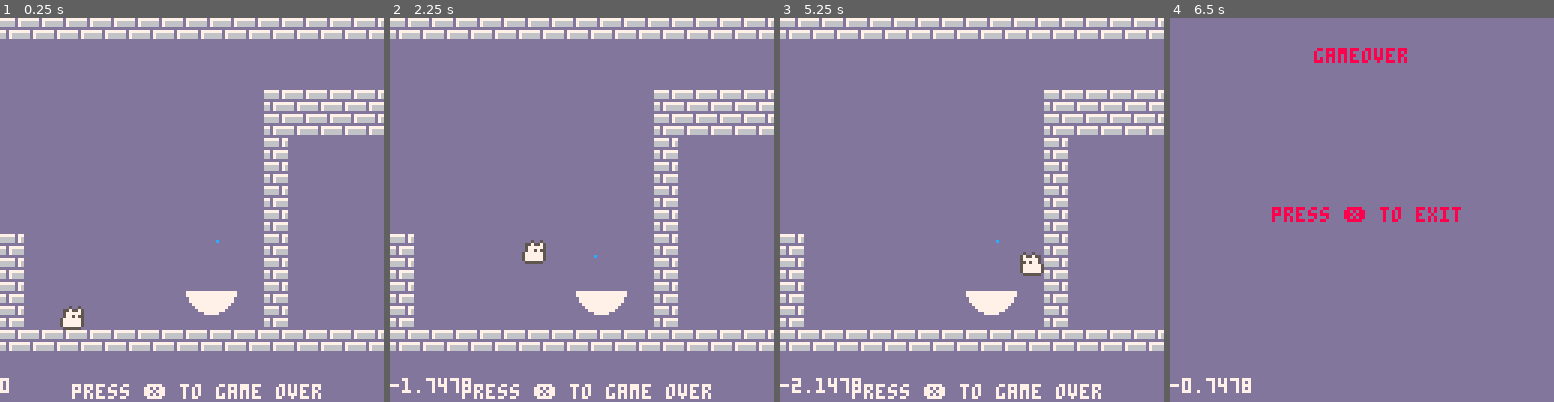
Above: before the commit, frames 1-4 (left to right).
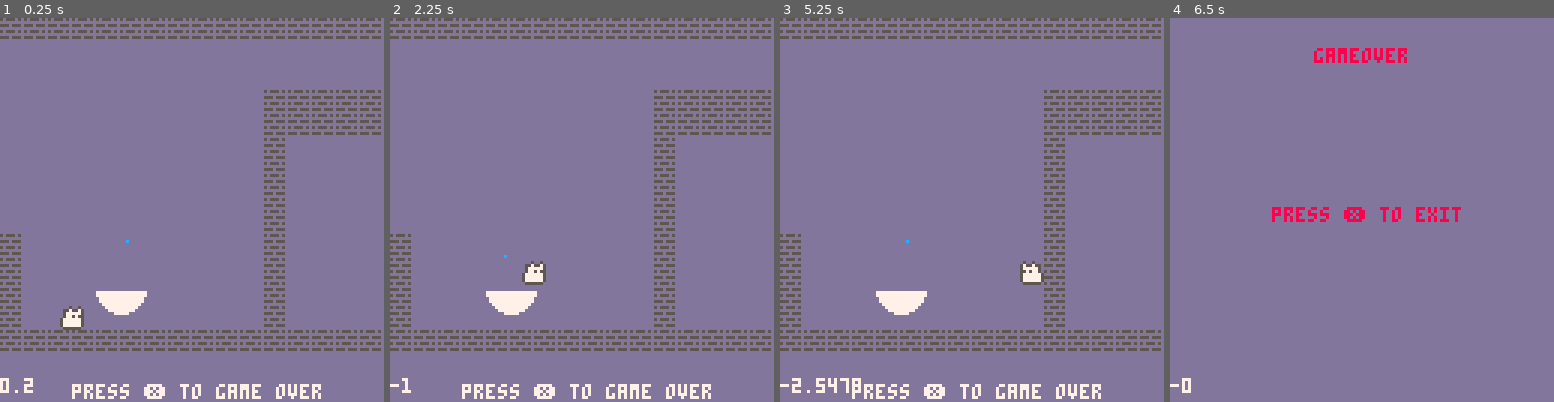
Above: after the commit, the same moments.

Repository: isacben/fanfun
Game: PICO-8 cartridge fanfun.p8
Two runs of this game, one before a commit and one after it. Both use one fixed random seed, a clock stepped at 60 frames per second and the inputs below.
Inputs:
- Up to frame 1 (0.25 s): no input
- Up to frame 2 (2.25 s): tap X (X key) at 0.33, 1.07, 1.85 s; tap O (Z key) at 0.7, 1.7, 2.1 s; hold Right 1.6-2.1 s
- Up to frame 3 (5.25 s): hold Right 2.47-3.03 s; tap O (Z key) every 0.4 s from 2.5 to 4.9 s; tap X (X key) at 2.97, 4.08, 5.2 s; hold Left 3.08-3.58 s; hold Right 4.02-4.68 s; hold Left from 5.08 s (still down)
- Up to frame 4 (6.5 s): tap O (Z key) at 5.3, 5.7, 6.1 s; release Left at 5.68 s; hold Right from 6.08 s (still down); tap X (X key) at 6.32 s

The runs differ from the first frame. In frame 1, 16% of the frame differs, in the area x 0-100%, y 0-98%; in frame 2, 17%; in frame 3, 17%; in frame 4, 0.2%.

Commit message:
Fix floating issue when hitting ground

Diff:
--- a/fanfun.p8
+++ b/fanfun.p8
@@ -23,7 +23,7 @@
 	alpha=2.251
 
 	fans={}
-	addfan(70,90)
+	addfan(40,90)
 
 	debug=""
 end
@@ -127,11 +127,19 @@
 	end
 
 
+	--local lastpx=p_x
+	p_x+=p_dx
+
 	if hit(p_x+p_dx,p_y,7,7) then
+  if p_dx<0 then
+  	p_x=(flr((p_x+p_dx)/8)+1)*8
+  else
+  	p_x=(flr((p_x+p_dx)/8))*8
+  end
   p_dx=0
  end
 
-	p_x+=p_dx
+
 
 
 	--https://www.lexaloffle.com/bbs/?tid=43527
@@ -160,11 +168,17 @@
 	if hit(p_x,p_y+p_vy,7,7) then
  	if p_vy>0 then
  		p_onground=true
- 	end
+  	p_y=flr((p_y+p_vy)/8)*8
+  else
+  	p_y=(flr((p_y+p_vy)/8)+1)*8
+  end
   p_vy=0
+
 	end
 
  debug=p_vy
+
+
  p_y+=p_vy
 
 
@@ -263,13 +277,13 @@
 00000000000000000000000000000000000000000000000000000000000000000000000000000000000000000000000000000000000000000000000000000000
 00000000000000000000000000000000000000000000000000000000000000000000000000000000000000000000000000000000000000000000000000000000
 00000000000000000000000000000000000000000000000000000000000000000000000000000000000000000000000000000000000000000000000000000000
-00000000000000000000000000000000000000000000000000000000000000000000000000000000000000000000000000000000000000007777707700000000
-00000000000000000000000000000000000000000000000000000000000000000000000000000000000000000000000000000000000000006666607600000000
-00000000000000000000000000000000000000000000000000000000000000000000000000000000000000000000000000000000000000006666607600000000
-00000000000000000000000000000000000000000000000000000000000000000000000000000000000000000000000000000000000000000000000000000000
-00000000000000000000000000000000000000000000000000000000000000000000000000000000000000000000000000000000000000007707777700000000
-00000000000000000000000000000000000000000000000000000000000000000000000000000000000000000000000000000000000000006607666600000000
-00000000000000000000000000000000000000000000000000000000000000000000000000000000000000000000000000000000000000006607666600000000
+00000000000000000000000000000000000000000000000000000000000000000000000000000000000000000000000000000000000000005055505000000000
+00000000000000000000000000000000000000000000000000000000000000000000000000000000000000000000000000000000000000000000000000000000
+00000000000000000000000000000000000000000000000000000000000000000000000000000000000000000000000000000000000000005550555000000000
+00000000000000000000000000000000000000000000000000000000000000000000000000000000000000000000000000000000000000000000000000000000
+00000000000000000000000000000000000000000000000000000000000000000000000000000000000000000000000000000000000000005055505000000000
+00000000000000000000000000000000000000000000000000000000000000000000000000000000000000000000000000000000000000000000000000000000
+00000000000000000000000000000000000000000000000000000000000000000000000000000000000000000000000000000000000000005550555000000000
 __gff__
 0000000000000000000000000000000100000000000000000000000000000000000000000000000000000000000002000000000000000000000000000000000000000000000000000000000000000000000000000000000000000000000000000000000000000000000000000000000000000000000000000000000000000000
 0000000000000000000000000000000000000000000000000000000000000000000000000000000000000000000000000000000000000000000000000000000000000000000000000000000000000000000000000000000000000000000000000000000000000000000000000000000000000000000000000000000000000000
